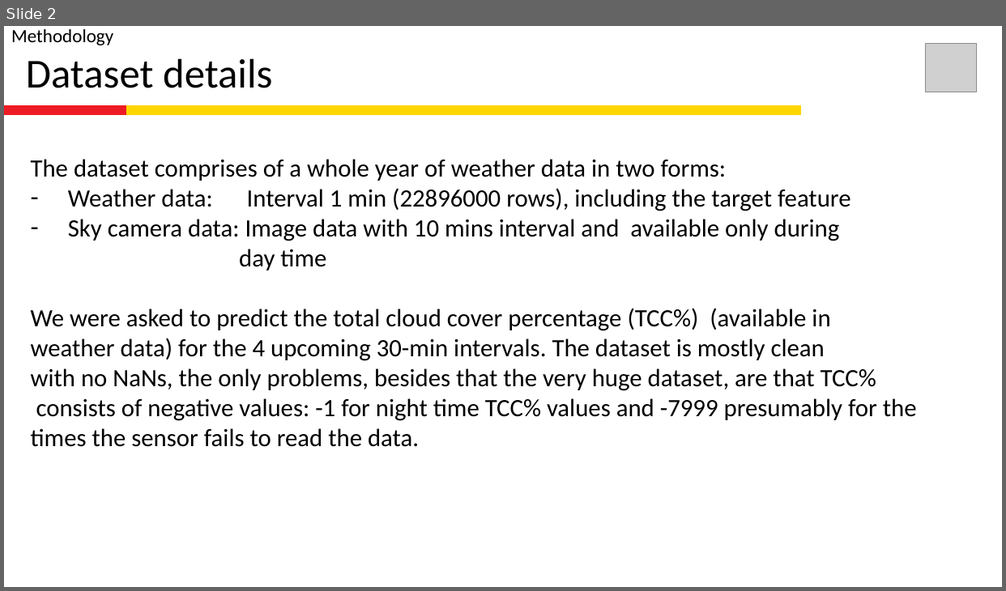
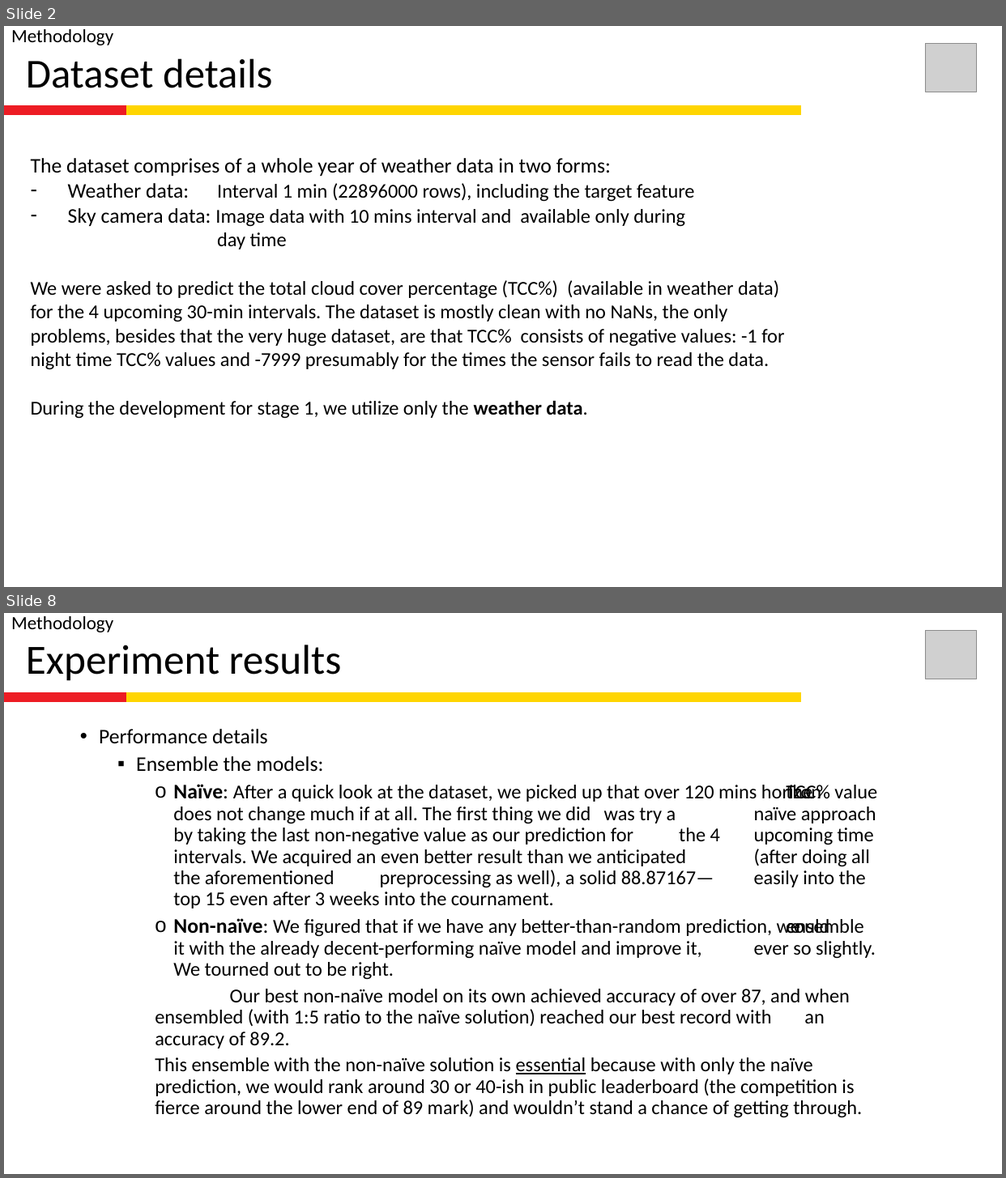
Before and after one commit to paramudya/alexandra-for-shellai, a slide deck: alexandra_pitch-stage1-v1.pptx. Shown one above the other, each under a label of ours: slide 2 before the commit, slides 2 and 8 after it; the slides between them are not shown. The pictures are 1006x591 and 1006x1178 pixels, drawn with LibreOffice and Linux fonts; fonts in the diff are those of the drawing; grey boxes stand for pictures; background and template pictures are left out. Boxes give left, top, right and bottom in pixels: in the first picture for what was removed or moved away, otherwise in the second. Text is boxed around its words. In the diff, an @@ line names an element or a change of style, - is before the commit and + after.

```diff
--- a/alexandra_pitch-stage1-v1.pptx
+++ b/alexandra_pitch-stage1-v1.pptx
@@ slide 8 added at <box>4,613,1002,1174</box>, background picture (left out); not listed: 1 template element that a slide beside it also shows @@
@@ text added at <box>11,616,113,632</box>, 18 pt, text #000000 @@
+Methodology
@@ picture added at <box>925,631,977,679</box> @@
@@ title added at <box>26,645,342,681</box>, 40 pt, text #000000 @@
+Experiment results
@@ rectangle added at <box>4,693,583,702</box>, fill #ED1C24, outline #ED1C24 1 pt @@
@@ rectangle added at <box>127,693,800,702</box>, fill #FFD500, outline #FFD500 1 pt @@
@@ text added at <box>99,729,877,1118</box>, 19 pt, text #000000 @@
+• Performance details
+  ▪ Ensemble the models:
+    o Naïve: After a quick look at the dataset, we picked up that over 120 mins horizon the TCC% value does not change much if at all. The first thing we did was try a naïve approach by taking the last non-negative value as our prediction for the 4 upcoming time intervals. We acquired an even better result than we anticipated (after doing all the aforementioned preprocessing as well), a solid 88.87167— easily into the top 15 even after 3 weeks into the cournament.
+    o Non-naïve: We figured that if we have any better-than-random prediction, we could ensemble it with the already decent-performing naïve model and improve it, ever so slightly. We tourned out to be right.
+    Our best non-naïve model on its own achieved accuracy of over 87, and when ensembled (with 1:5 ratio to the naïve solution) reached our best record with an accuracy of 89.2.
+    This ensemble with the non-naïve solution is essential because with only the naïve prediction, we would rank around 30 or 40-ish in public leaderboard (the competition is fierce around the lower end of 89 mark) and wouldn’t stand a chance of getting through.
@@ slide 2 changed as well @@
@@ rectangle: place and size @@
-rectangle at <box>4,110,1002,532</box>
+rectangle at <box>4,110,1002,587</box>
@@ text at <box>31,158,695,250</box>: size 24 to 20 pt in "The dataset comprises of a whole year ...", "Weather data:", "Sky camera data:"; size 24 to 19 pt in "Interval 1 min (22896000 rows), including the ...", "Image data with 10 mins interval and ...", "day time" @@
@@ text at <box>31,280,784,419</box>: text changed; size 24 to 19 pt @@
-We were asked to predict the total cloud cover percentage (TCC%) (available in
-weather data) for the 4 upcoming 30-min intervals. The dataset is mostly clean
-with no NaNs, the only problems, besides that the very huge dataset, are that TCC%
-consists of negative values: -1 for night time TCC% values and -7999 presumably for the times the sensor fails to read the data.
+We were asked to predict the total cloud cover percentage (TCC%) (available in weather data) for the 4 upcoming 30-min intervals. The dataset is mostly clean with no NaNs, the only problems, besides that the very huge dataset, are that TCC% consists of negative values: -1 for night time TCC% values and -7999 presumably for the times the sensor fails to read the data.
+During the development for stage 1, we utilize only the weather data.
```
Also in this commit, not shown: 6 other slides changed, 1 other slide added, 1 other file.
